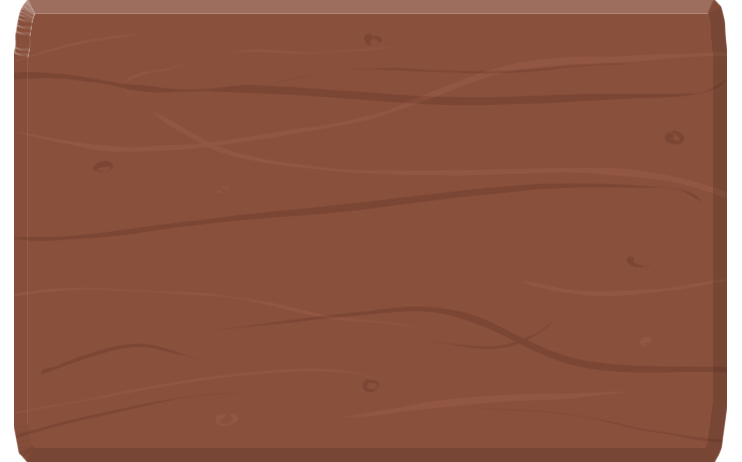
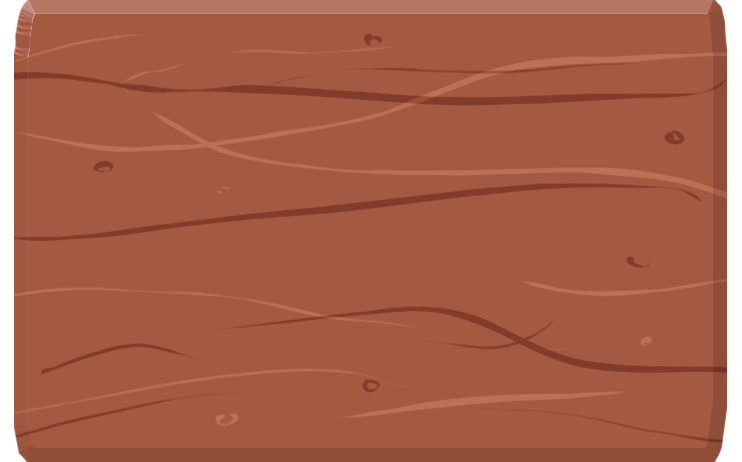
Two versions of the same layered image (742 x 462). Layer-by-layer changes:
pixels changed over [14, 0, 727, 462] (layer not identified)
